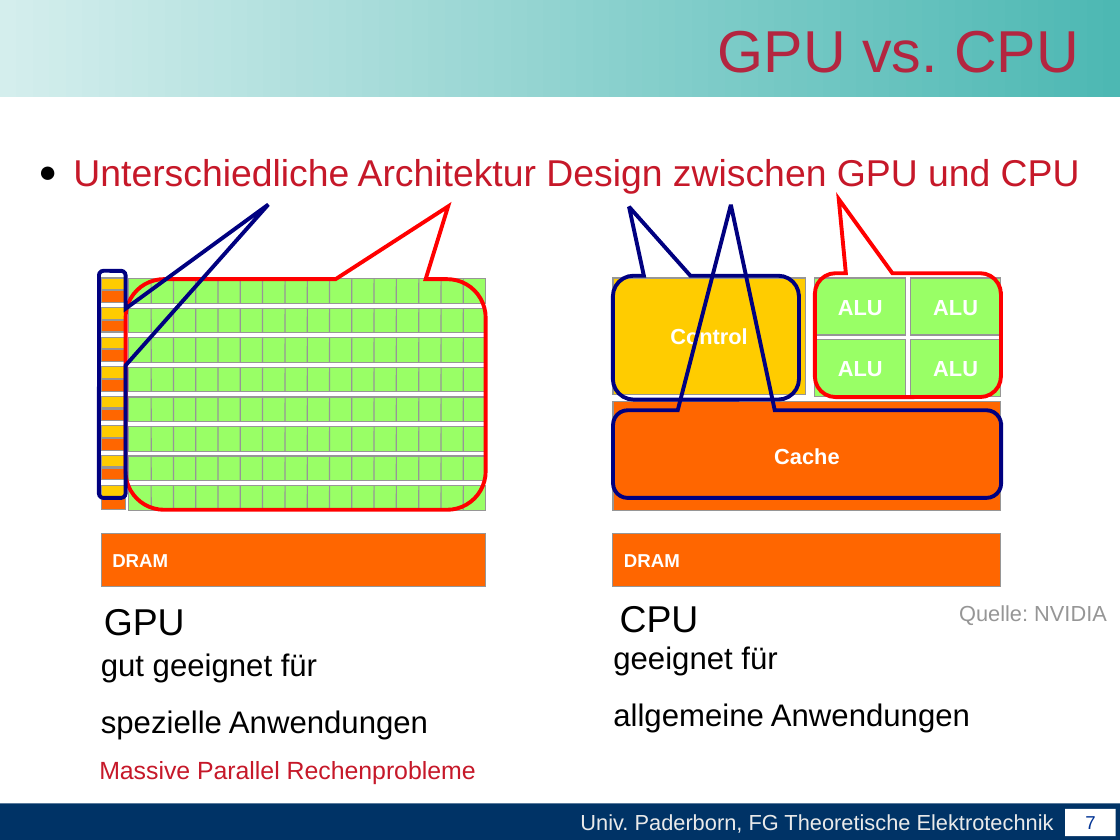
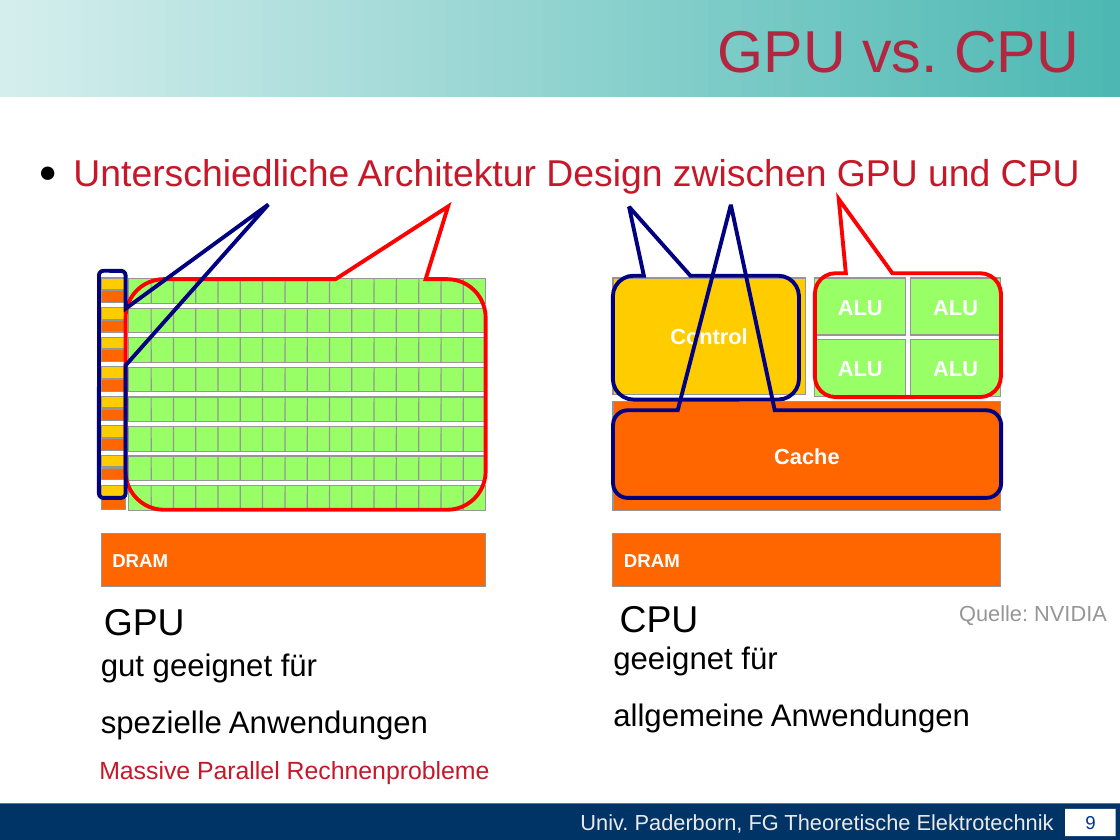
Before and after one commit to unconditional/projektarbeitcuda, a slide deck: slide 9 of Vortrag/Zwischenvortrag der Projektarbeit CUDA.ppt (slide 7 before the commit). Drawn at 1120x840 pixels with LibreOffice and Linux fonts; fonts in the diff are those of the drawing; background and template pictures are left out. Boxes give left, top, right and bottom in pixels: in the first picture for what was removed or moved away, otherwise in the second. Text is boxed around its words. In the diff, an @@ line names an element or a change of style, - is before the commit and + after.

```diff
--- a/Vortrag/Zwischenvortrag der Projektarbeit CUDA.ppt
+++ b/Vortrag/Zwischenvortrag der Projektarbeit CUDA.ppt
@@ text at [99,761,490,784]: text changed @@
-Massive Parallel Rechenprobleme
+Massive Parallel Rechnenprobleme
@@ page number at [1085,816,1095,829]: text changed @@
-7
+9
```
Also in this commit, not shown: 13 other slides changed, 12 slides added, 2 slides removed.
